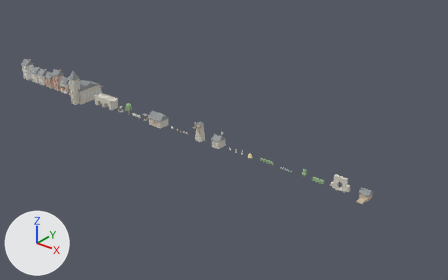
What one commit did to the glTF model public/models/kit.glb.
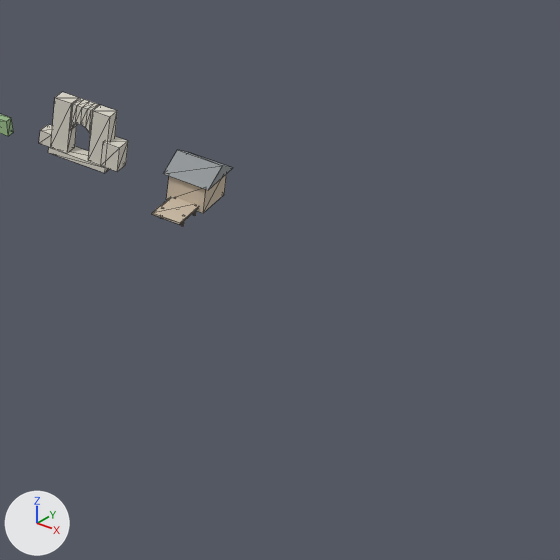
The first picture shows the older version from a camera (50 mm lens) standing at (272.0, -177.0, 113.0) and looking at (124.0, 8.0, -1.0). The close-ups show the older and then the newer version on the part from 72% to 100% of the width and 55% to 100% of the height of that picture. Only the edits that show in the close-ups are written down. Arrows for +X, +Y and +Z are at lower left; the lights stay in place. The close-ups show mesh edges as thin lines.

Before the edit, the objects in view are built like this:
```python
me_boathouse = bpy.data.meshes.new('Boathouse')
me_boathouse.from_pydata(...)  # 54 vertices, 80 faces; spans x -1.95..1.95, y -4.6..2.55, z -0.45..3.6
# faces by material slot: [8, 72]
me_boathouse.materials.append(mat_roof)  # grey #939799
me_boathouse.materials.append(mat_wood)  # beige #cbbca6
me_ruin_arch = bpy.data.meshes.new('Ruin_Arch')
me_ruin_arch.from_pydata(...)  # 64 vertices, 108 faces; spans x -3.55..3.65, y -0.75..0.75, z 0.0..5.1
me_ruin_arch.materials.append(mat_stone)  # light grey #d8d4c8
ob_boathouse = bpy.data.objects.new('Boathouse', me_boathouse)
ob_boathouse.location = (194.0, 0.0, 0.0)
ob_ruin_arch = bpy.data.objects.new('Ruin_Arch', me_ruin_arch)
ob_ruin_arch.location = (184.0, 0.0, 0.0)
```
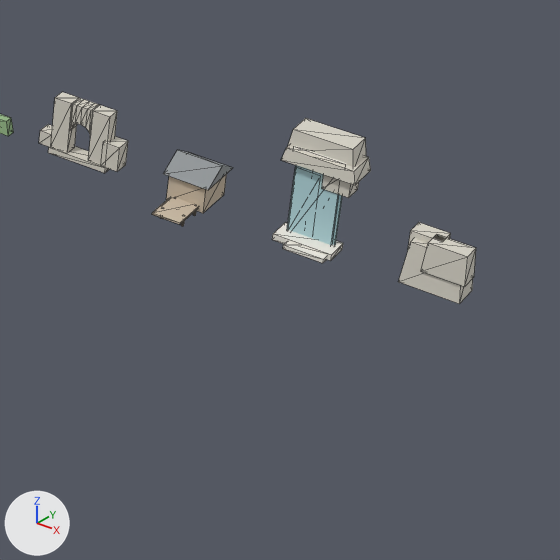
Boxes [x1, y1, x2, y2] around the edits, measured in the close-ups (560 x 560 px):
'Waterfall', added
    after: [272, 118, 371, 263]
    faces in mat_stone (light grey #d8d4c8): [281, 118, 371, 198]
    faces in mat_water (cyan #b3d7dd): [287, 165, 342, 245]
    faces in mat_trim (white #efebe2): [272, 146, 347, 263]
'Cliff_Rock', added
    after: [398, 222, 476, 304]

What the commit changed:
Material 'WATER' (mat_water) is new.
Its base color is (0.45, 0.68, 0.72) (cyan #b3d7dd).
Its roughness is 0.9.
Mesh me_waterfall is new.
It has 72 vertices, 108 faces and spans x -2.8..3.2, y -2.4..1.9, z -0.1..9.25.
Faces by material slot: [36, 36, 36].
It uses material mat_trim (white #efebe2).
It uses material mat_stone (light grey #d8d4c8).
It uses material mat_water (cyan #b3d7dd).
Mesh me_cliff_rock is new.
It has 24 vertices, 36 faces and spans x -2.4..2.6, y -1.3..1.2, z 0.0..4.15.
It uses material mat_stone (light grey #d8d4c8).
Object 'Waterfall' (ob_waterfall) is new; it shows me_waterfall.
Its location is (204.0, 0.0, 0.0).
Object 'Cliff_Rock' (ob_cliff_rock) is new; it shows me_cliff_rock.
Its location is (214.0, 0.0, 0.0).
